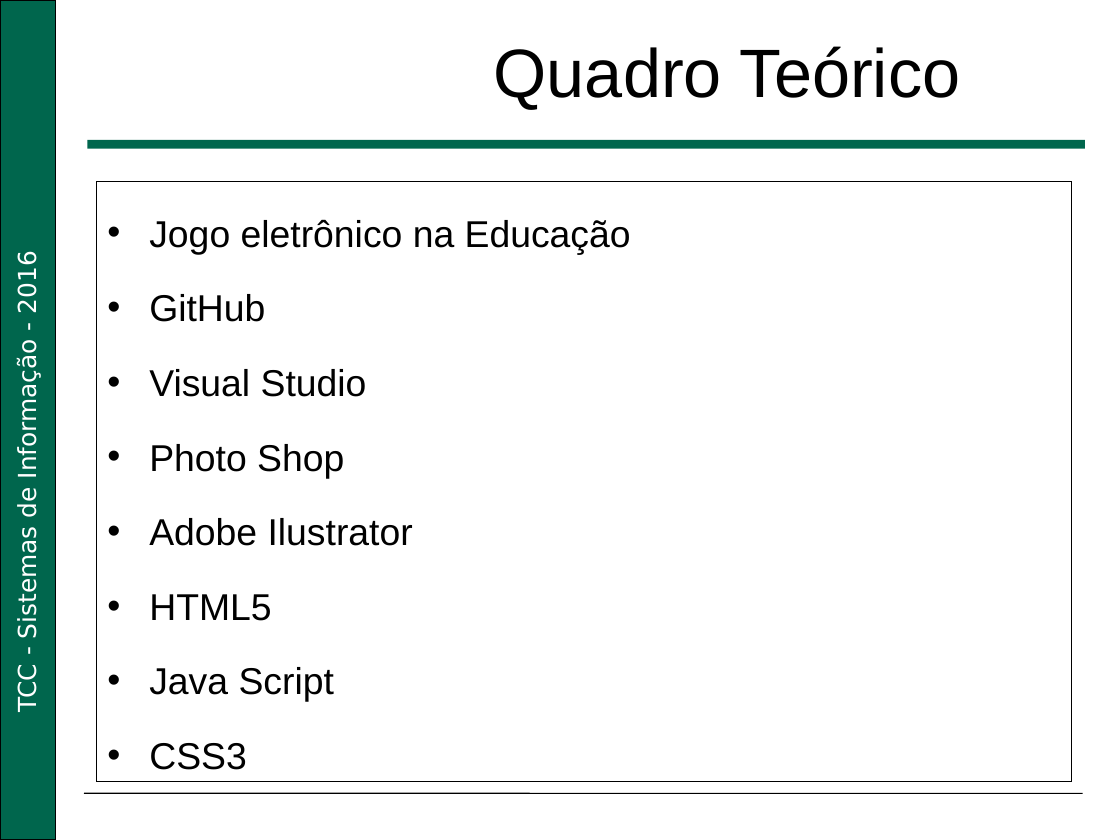
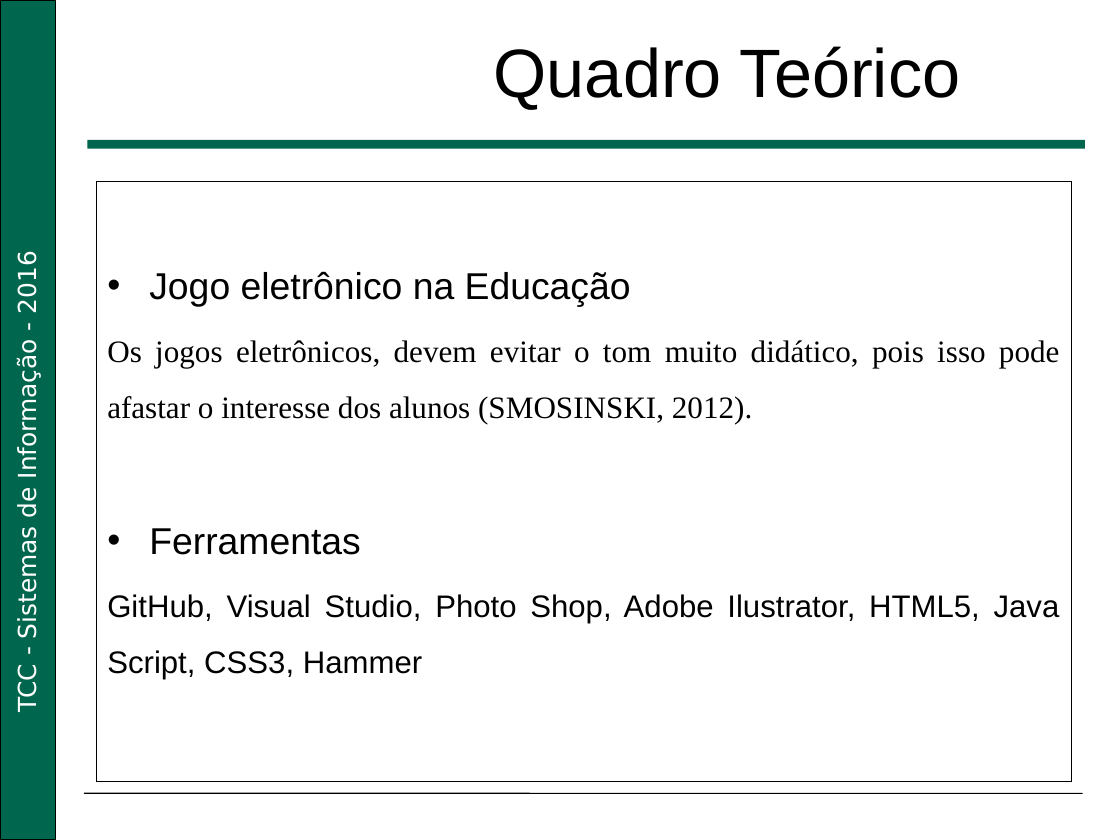
Before and after one commit to PauloRenato4/Jogo-Educativo-TCC-2016, a slide deck: slide 6 of Slides/Jogo Educativo.pptx. Drawn at 1120x840 pixels with LibreOffice and Linux fonts; fonts in the diff are those of the drawing; background and template pictures are left out. Boxes give left, top, right and bottom in pixels: in the first picture for what was removed or moved away, otherwise in the second. Text is boxed around its words. In the diff, an @@ line names an element or a change of style, - is before the commit and + after.

Commit message:
Slides

```diff
--- a/Slides/Jogo Educativo.pptx
+++ b/Slides/Jogo Educativo.pptx
@@ text in rectangle at [107,340,1060,680]: text changed; size 24 to 20 pt; font Arial to Times New Roman @@
-• GitHub
-• Visual Studio
-• Photo Shop
-• Adobe Ilustrator
-• HTML5
-• Java Script
-• CSS3
+Os jogos eletrônicos, devem evitar o tom muito didático, pois isso pode afastar o interesse dos alunos (SMOSINSKI, 2012).
+• Ferramentas
+GitHub, Visual Studio, Photo Shop, Adobe Ilustrator, HTML5, Java Script, CSS3, Hammer
```
Also in this commit, not shown: 6 other slides changed, 2 slides added, 1 slide removed.
